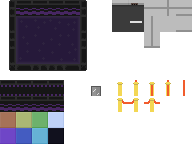
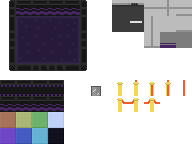
Layered file, before and after one edit (192x160). Changes by layer:
added layer "Livello 8" above "Livello 7" over [160, 32, 192, 48]
